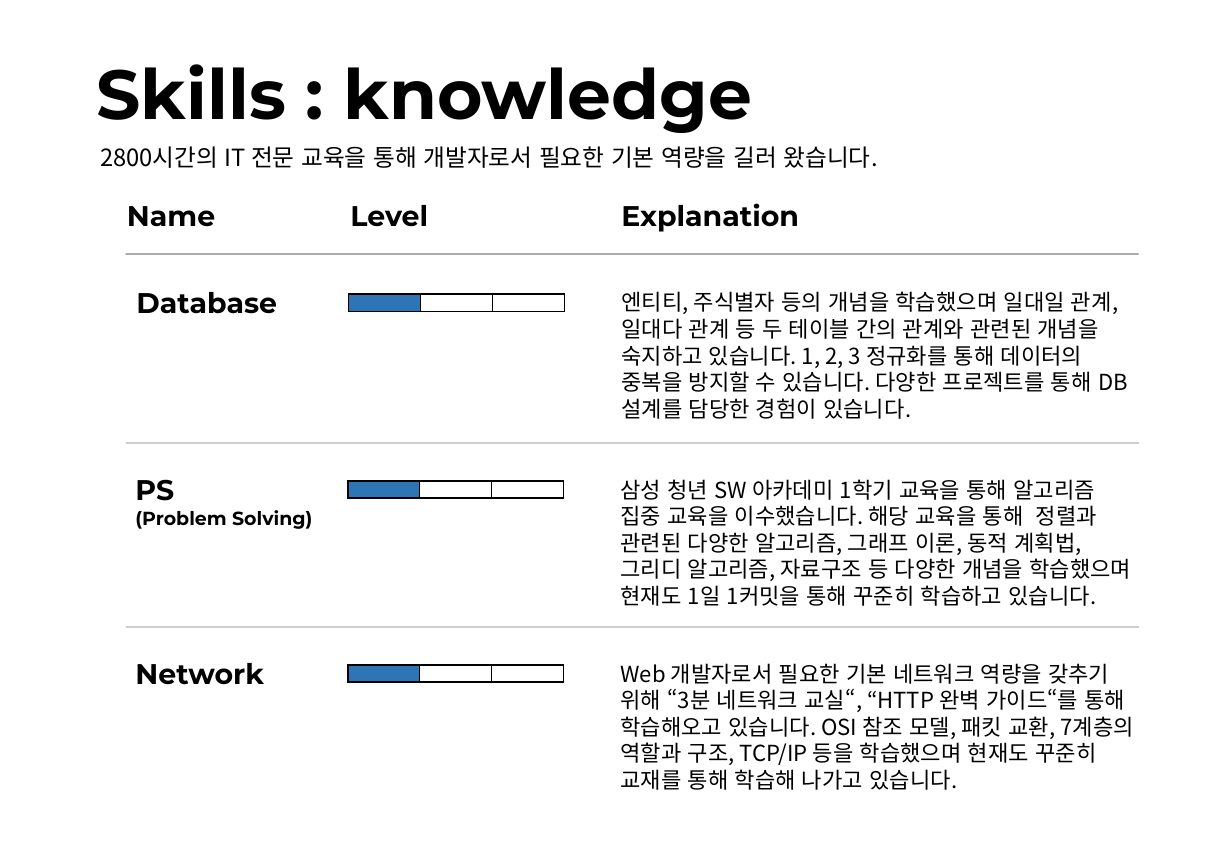
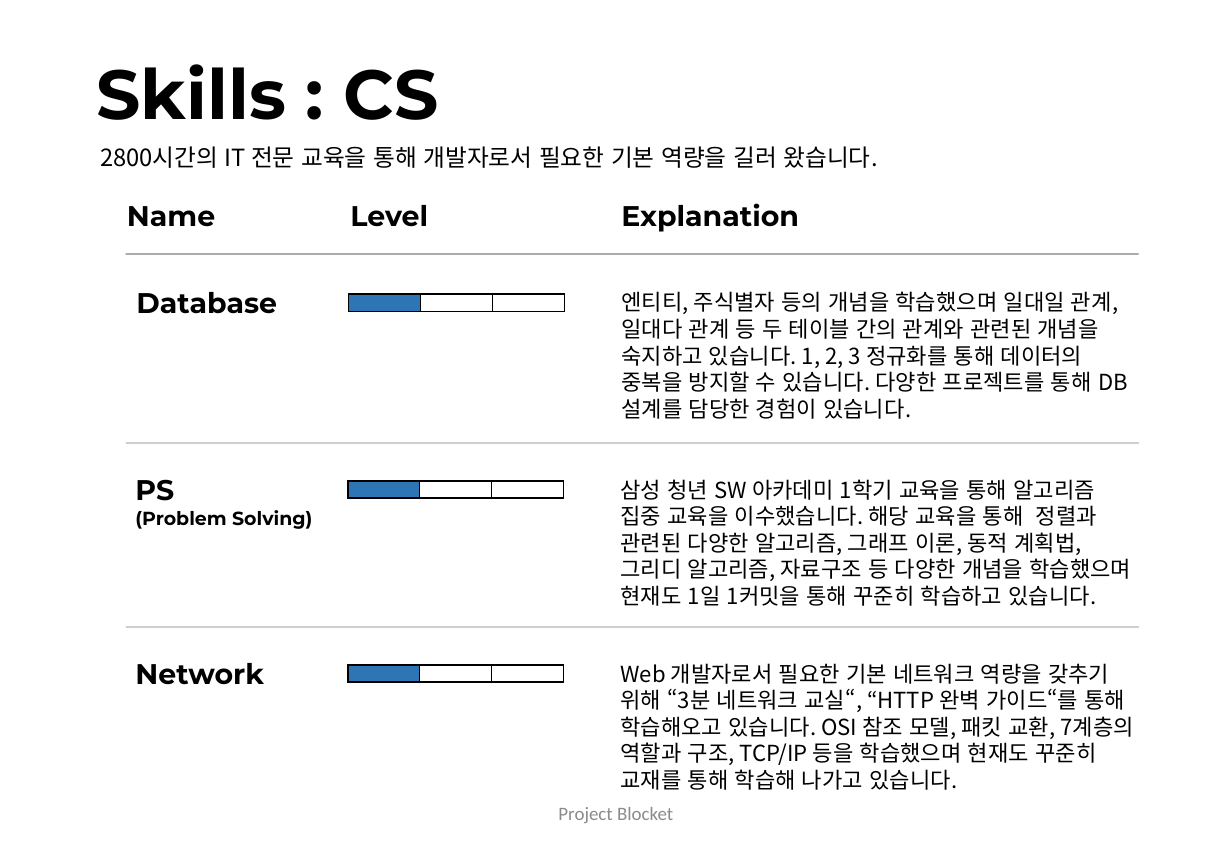
Before and after one commit to tofan0412/Algorithm, a slide deck: slide 5 of 취준/조웅현 포트폴리오.pptx (slide 4 before the commit). Drawn at 1232x853 pixels with LibreOffice and Linux fonts; fonts in the diff are those of the drawing. Boxes give left, top, right and bottom in pixels: in the first picture for what was removed or moved away, otherwise in the second. Text is boxed around its words. In the diff, an @@ line names an element or a change of style, - is before the commit and + after.

```diff
--- a/취준/조웅현 포트폴리오.pptx
+++ b/취준/조웅현 포트폴리오.pptx
@@ title at (96, 64, 438, 120): text changed @@
-Skills : knowledge
+Skills : CS
@@ text added at (558, 807, 673, 823), 12 pt, text #8C8C8C @@
+Project Blocket
```
Also in this commit, not shown: 13 other slides changed, 13 slides added.
